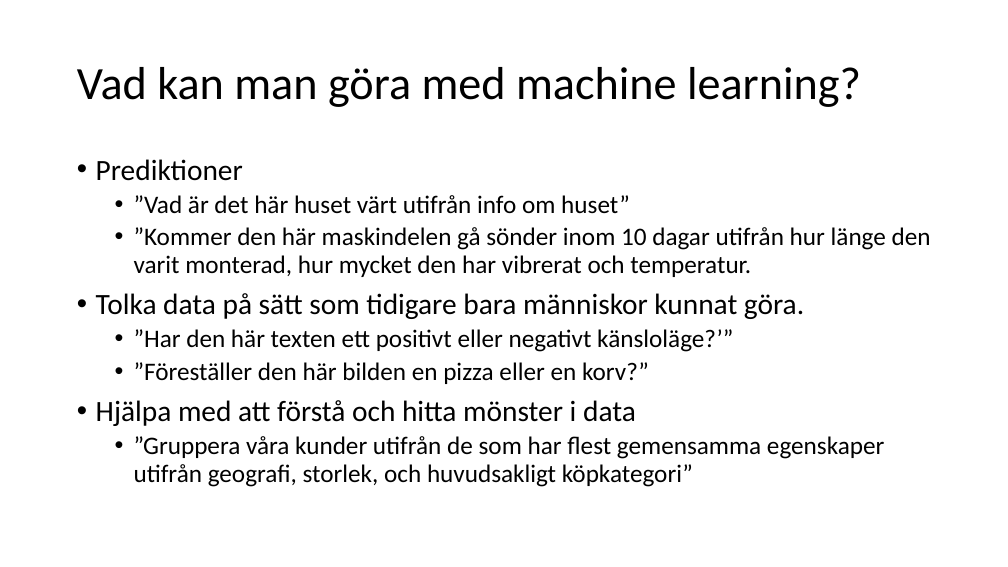
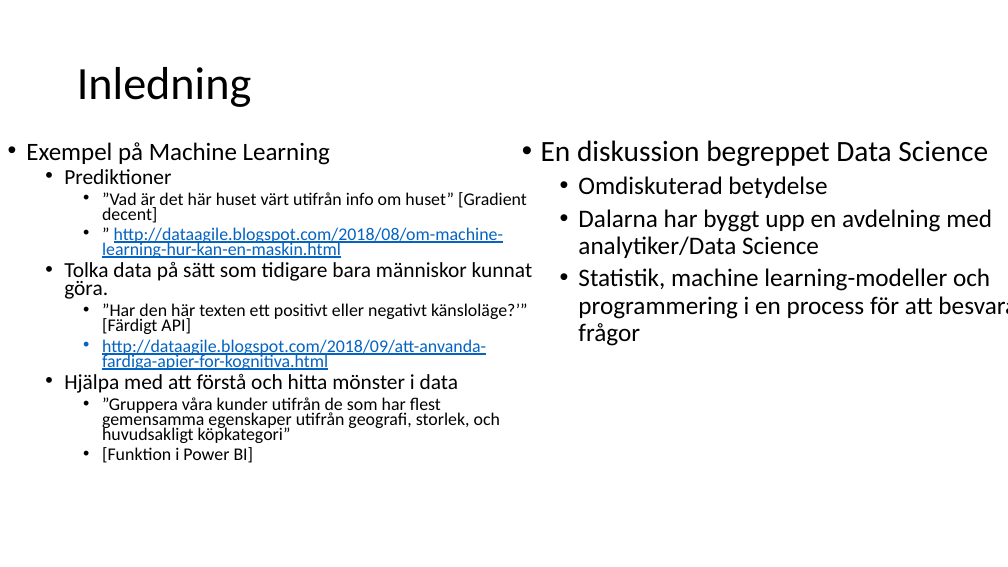
Before and after one commit to niklas3000/DataScience, a slide deck: slide 1 of Machine learning for dummies/Presentation/Machine learning AI och Data Science.pptx (slide 3 before the commit). Drawn at 1008x567 pixels with LibreOffice and Linux fonts; fonts in the diff are those of the drawing. Boxes give left, top, right and bottom in pixels: in the first picture for what was removed or moved away, otherwise in the second. Text is boxed around its words. In the diff, an @@ line names an element or a change of style, - is before the commit and + after.

Commit message:
ny presentation
ny presentation

```diff
--- a/Machine learning for dummies/Presentation/Machine learning AI och Data Science.pptx
+++ b/Machine learning for dummies/Presentation/Machine learning AI och Data Science.pptx
@@ title at <box>77,67,251,107</box>: text changed @@
-Vad kan man göra med machine learning?
+Inledning
@@ text "Exempel på Machine Learning": place and size @@
-text "Exempel på Machine Learning" at <box>96,159,931,487</box>
+text "Exempel på Machine Learning" at <box>26,142,532,463</box>
@@ text at <box>26,142,330,165</box>: paragraph added @@
+• Exempel på Machine Learning
@@ text added at <box>541,140,1008,346</box>, 24 pt, text #000000 @@
+• En diskussion begreppet Data Science
+  • Omdiskuterad betydelse
+  • Dalarna har byggt upp en avdelning med analytiker/Data Science
+  • Statistik, machine learning-modeller och programmering i en process för att besvara frågor
@@ text at <box>64,169,532,443</box>: size 28 to 20.4 pt in "Prediktioner", "Tolka data på sätt som tidigare bara ...", "Hjälpa med att förstå och hitta mönster ..."; size 24 to 17 pt in "”Gruppera våra kunder utifrån de som har ..."; list level 1 to 2 in "Prediktioner"; line spacing 0.9 to 0.7; list level 1 to 2 in "Tolka data på sätt som ..."; list level 1 to 2 in "Hjälpa med att förstå och ..."; list level 2 to 3 in "”Gruppera våra kunder utifrån de ..." @@
@@ text at <box>102,192,527,258</box>: text changed; size 24 to 17 pt; text colour #000000 to #0563C1 @@
-  • ”Vad är det här huset värt utifrån info om huset”
-  • ”Kommer den här maskindelen gå sönder inom 10 dagar utifrån hur länge den varit monterad, hur mycket den har vibrerat och temperatur.
+    • ”Vad är det här huset värt utifrån info om huset” [Gradient decent]
+    • ” http://dataagile.blogspot.com/2018/08/om-machine-learning-hur-kan-en-maskin.html
@@ text at <box>102,303,528,370</box>: text changed; size 24 to 17 pt; text colour #000000 to #0563C1 @@
-  • ”Har den här texten ett positivt eller negativt känsloläge?’”
-  • ”Föreställer den här bilden en pizza eller en korv?”
+    • ”Har den här texten ett positivt eller negativt känsloläge?’” [Färdigt API]
+    • http://dataagile.blogspot.com/2018/09/att-anvanda-fardiga-apier-for-kognitiva.html
@@ text at <box>102,447,254,463</box>: paragraph added @@
+    • [Funktion i Power BI]
```
Also in this commit, not shown: 9 slides added, 10 slides removed, 2 other files.
